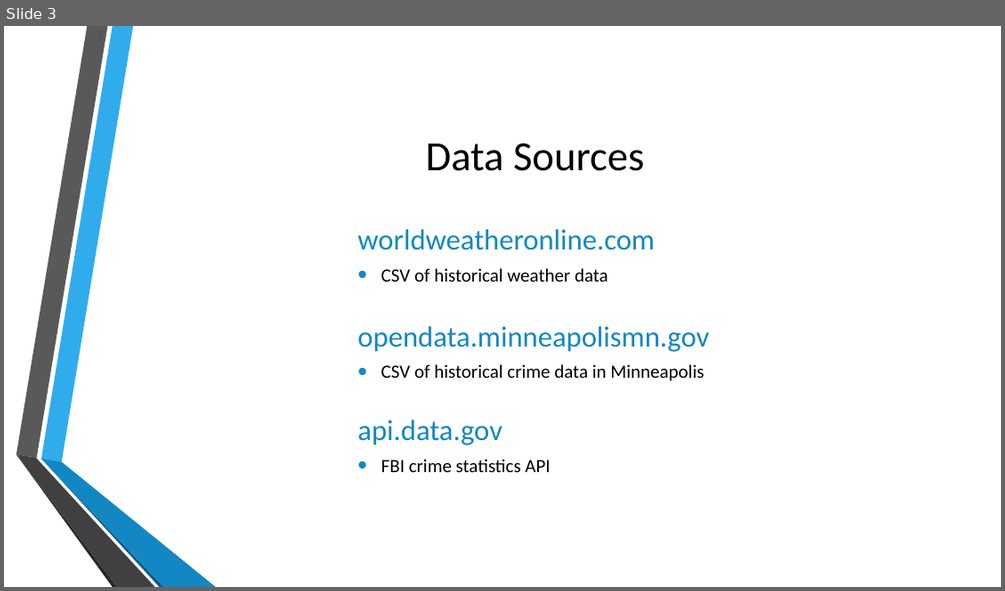
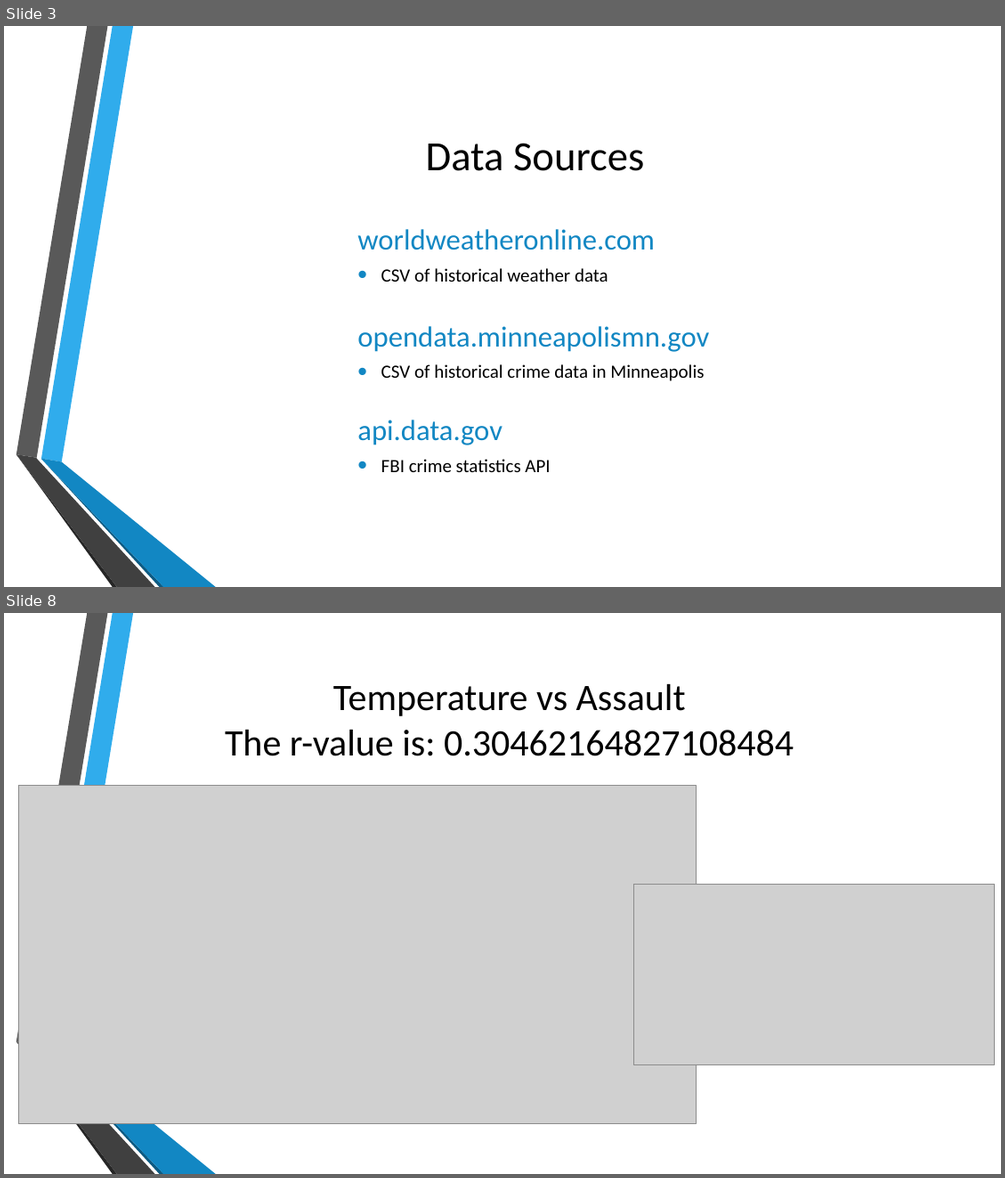
Before and after one commit to teenastewart/Project_1, a slide deck: Crime and Weather Comparison.pptx. Shown one above the other, each under a label of ours: slide 3 before the commit, slides 3 and 8 after it; the slides between them are not shown. The pictures are 1005x591 and 1005x1178 pixels, drawn with LibreOffice and Linux fonts; fonts in the diff are those of the drawing; grey boxes stand for pictures; background and template pictures are left out. Boxes give left, top, right and bottom in pixels: in the first picture for what was removed or moved away, otherwise in the second. Text is boxed around its words. In the diff, an @@ line names an element or a change of style, - is before the commit and + after.

```diff
--- a/Crime and Weather Comparison.pptx
+++ b/Crime and Weather Comparison.pptx
@@ slide 8 added at (x1=4, y1=613, x2=1001, y2=1174), background picture (left out); not listed: 6 template elements that a slide beside it also shows @@
@@ title added at (x1=225, y1=684, x2=793, y2=756), 36 pt, text #000000 @@
+Temperature vs Assault
+The r-value is: 0.30462164827108484
@@ rectangle added at (x1=30, y1=755, x2=30, y2=778), fill #FFFFFF @@
@@ picture added at (x1=18, y1=785, x2=696, y2=1124) @@
@@ picture added at (x1=634, y1=884, x2=995, y2=1064) @@
```
Also in this commit, not shown: 1 slide changed, 3 other slides added, 2 slides removed.
